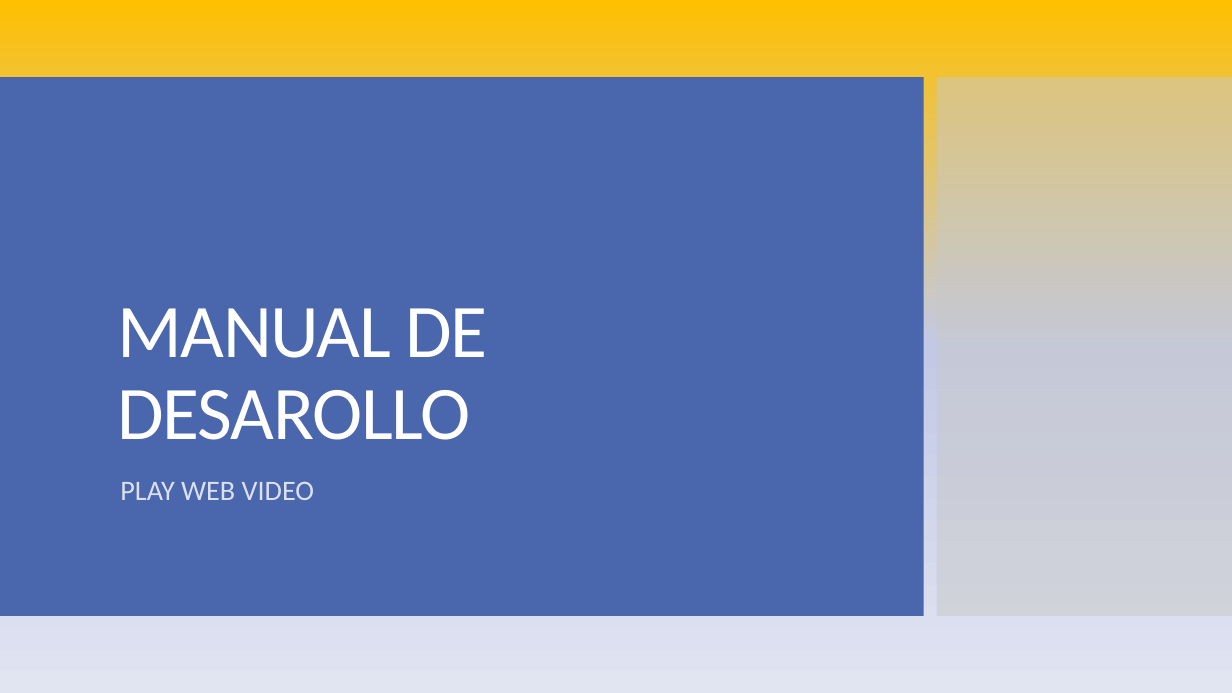
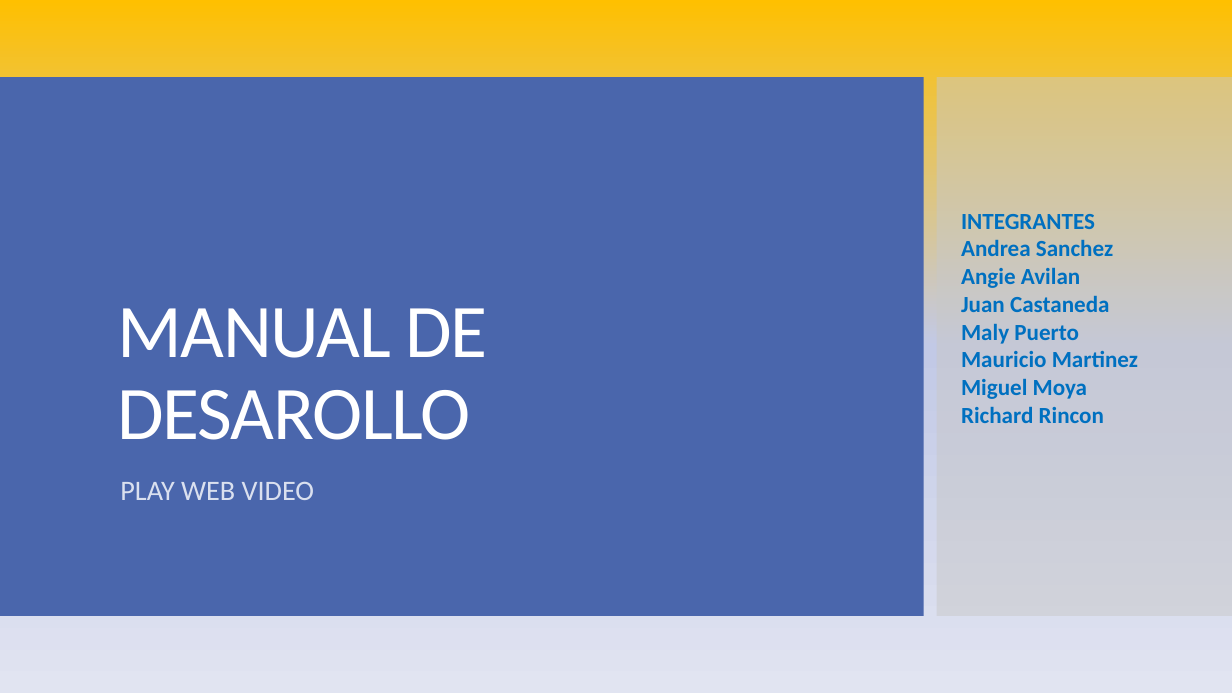
Before and after one commit to MalyJPL/PlayWeb-BICTIA, a slide deck: slide 1 of Manual/Manual_Desarrollo.pptx. Drawn at 1232x693 pixels with LibreOffice and Linux fonts; fonts in the diff are those of the drawing. Boxes give left, top, right and bottom in pixels: in the first picture for what was removed or moved away, otherwise in the second. Text is boxed around its words. In the diff, an @@ line names an element or a change of style, - is before the commit and + after.

Commit message:
ultimos comentarios y manuales

```diff
--- a/Manual/Manual_Desarrollo.pptx
+++ b/Manual/Manual_Desarrollo.pptx
@@ text added at (961, 214, 1138, 423), 18 pt, text #0070C0, bold @@
+INTEGRANTES
+Andrea Sanchez
+Angie Avilan
+Juan Castaneda
+Maly Puerto
+Mauricio Martinez
+Miguel Moya
+Richard Rincon
```
Also in this commit, not shown: 6 other slides changed, 18 slides added, 2 slides removed, 10 other files.
